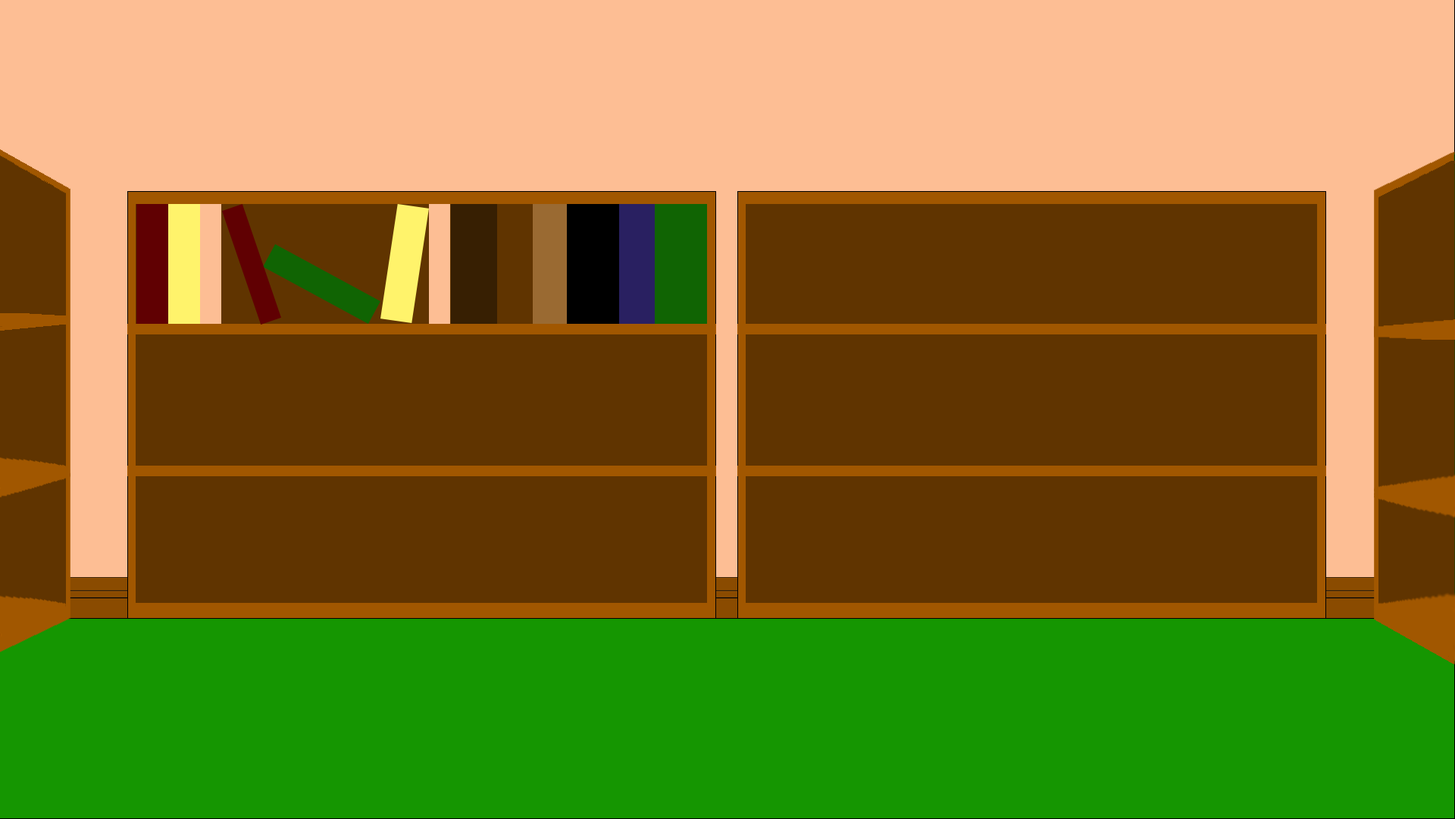
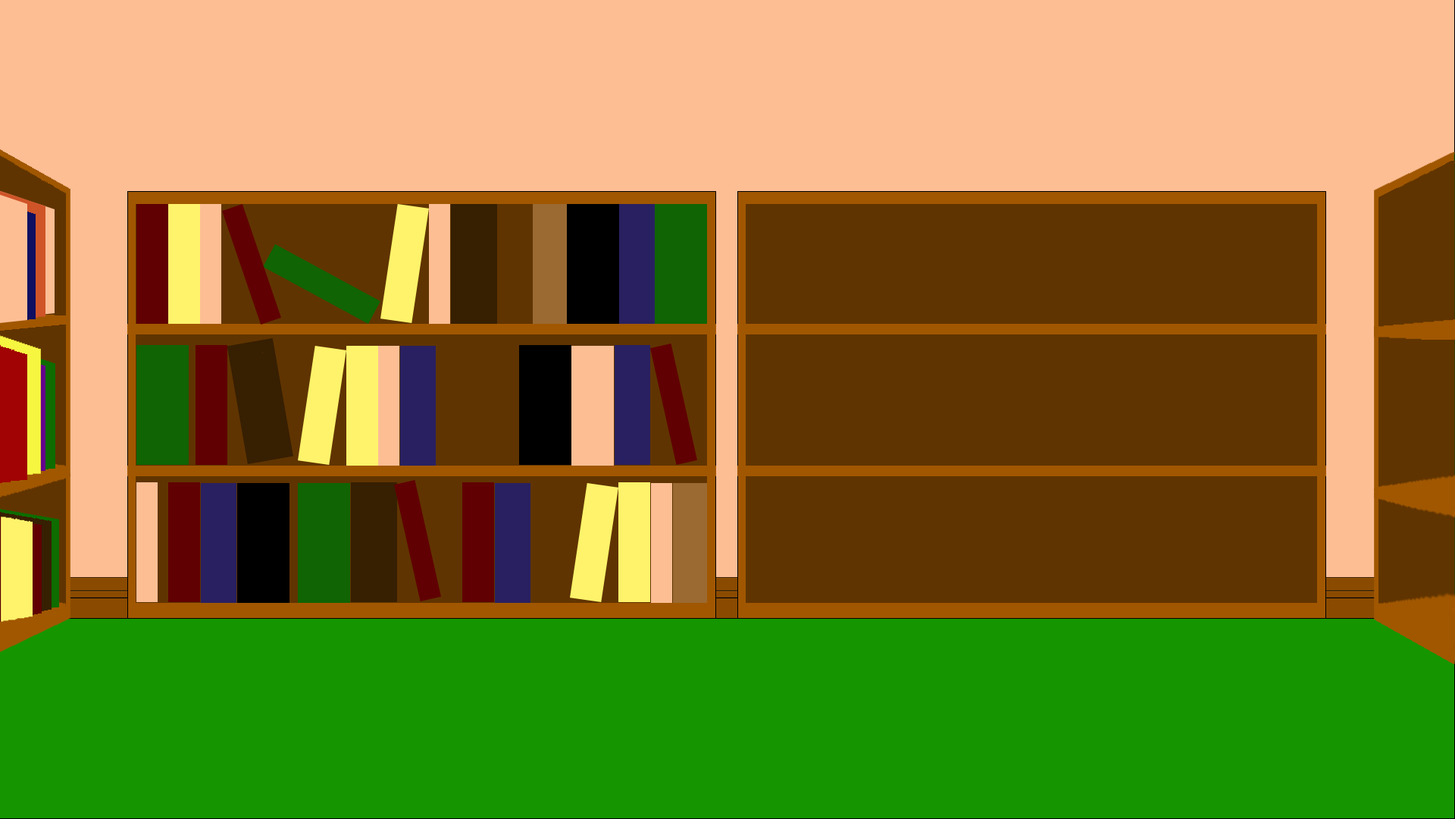
Layers edited between the first and the second 1455×819 image:
added layer "Rectangle 1" (1st of 37) (dissolve) above "Rectangle 1" over [394, 479, 442, 602]
added layer "Rectangle 1" (2nd of 37) (dissolve) above "Rectangle 1" over [650, 343, 698, 465]
added layer "Rectangle 2" (2nd of 12) above "Rectangle 2" over [0, 202, 36, 323]
added layer "Rectangle 2" (3rd of 12) above "Rectangle 2" over [0, 191, 46, 322]
added layer "Rectangle 2" (5th of 12) above "Rectangle 2" over [0, 335, 41, 478]
added layer "Rectangle 2" (6th of 12) above "Rectangle 2" over [0, 350, 46, 476]
added layer "Rectangle 2" (8th of 12) above "Rectangle 2" over [0, 517, 42, 621]
added layer "Rectangle 2" (9th of 12) above "Rectangle 2" over [0, 511, 52, 617]
added layer "Rectangle 2" (10th of 12) above "Rectangle 2" over [0, 508, 60, 617]
added layer "Rectangle 2" (11th of 12) above "Rectangle 2" over [0, 344, 56, 474]
added layer "Rectangle 2" (12th of 12) above "Rectangle 1" over [0, 191, 55, 320]
added layer "Rectangle 1" (11th of 37) above "Rectangle 1" over [570, 482, 619, 602]
added layer "Rectangle 1" (12th of 37) above "Rectangle 1" over [297, 345, 347, 465]
added layer "Rectangle 1" (19th of 37) above "Rectangle 1" over [614, 344, 651, 465]
added layer "Rectangle 1" (20th of 37) above "Rectangle 1" over [494, 482, 531, 603]
added layer "Rectangle 1" (21st of 37) above "Rectangle 1" over [200, 482, 237, 603]
added layer "Rectangle 1" (23rd of 37) above "Rectangle 1" over [297, 482, 351, 603]
added layer "Rectangle 1" (24th of 37) above "Rectangle 1" over [136, 344, 189, 465]
added layer "Rectangle 1" (26th of 37) above "Rectangle 1" over [237, 482, 290, 603]
added layer "Rectangle 1" (27th of 37) above "Rectangle 1" over [519, 344, 572, 465]
added layer "Rectangle 1" (31st of 37) above "Rectangle 1" over [227, 338, 294, 464]
added layer "Rectangle 1" (32nd of 37) above "Rectangle 1" over [350, 482, 398, 602]
…and 15 more changes (15 added)
